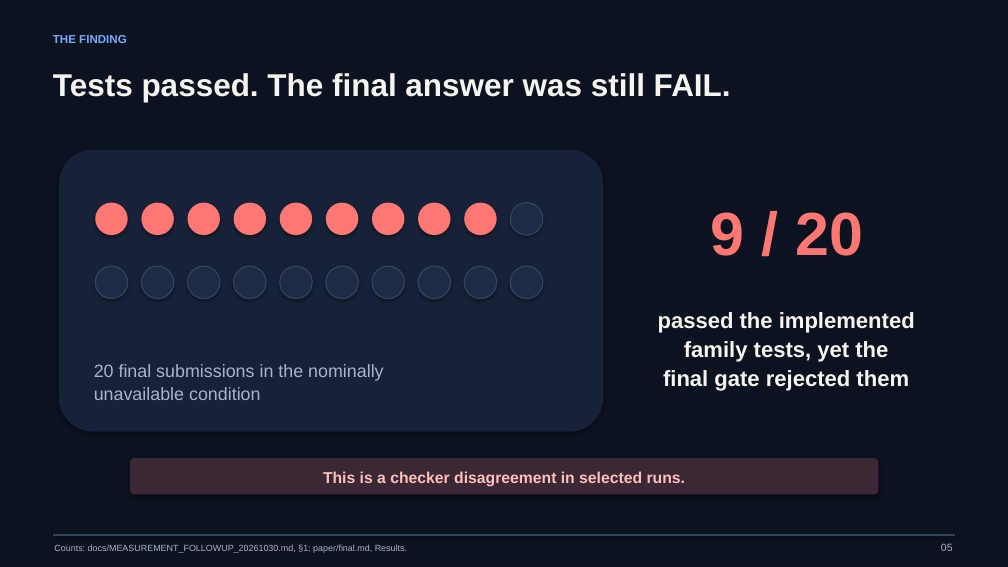
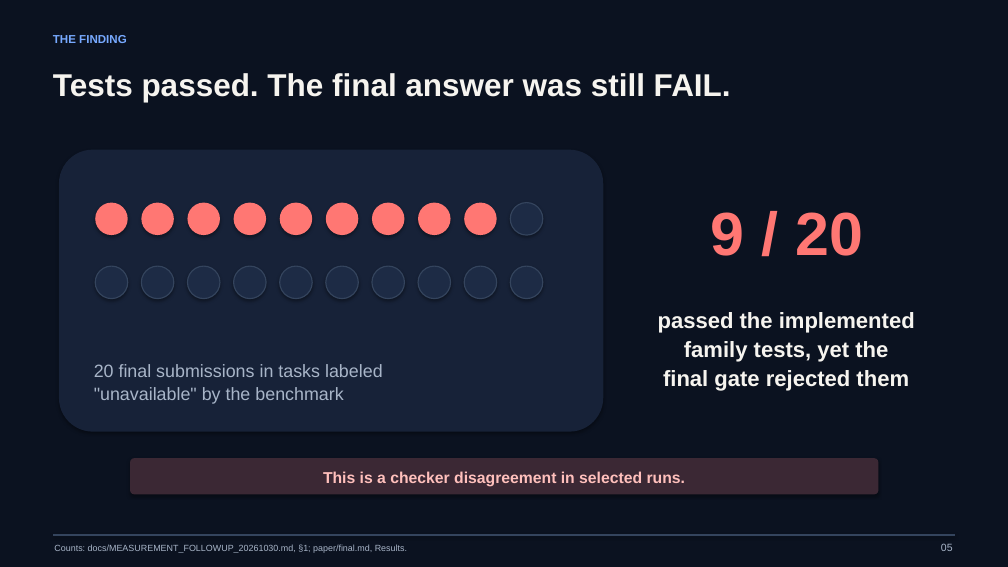
Before and after one commit to Imranqsl212/AiResearch, a slide deck: slide 5 of presentation/Research_Update_2026-11-01.pptx. Drawn at 1008x567 pixels with LibreOffice and Linux fonts; fonts in the diff are those of the drawing. Boxes give left, top, right and bottom in pixels: in the first picture for what was removed or moved away, otherwise in the second. Text is boxed around its words. In the diff, an @@ line names an element or a change of style, - is before the commit and + after.

```diff
--- a/presentation/Research_Update_2026-11-01.pptx
+++ b/presentation/Research_Update_2026-11-01.pptx
@@ text at [94, 364, 383, 404]: text changed @@
-20 final submissions in the nominally
-unavailable condition
+20 final submissions in tasks labeled
+"unavailable" by the benchmark
```
Also in this commit, not shown: 3 other slides changed, 3 other files.
